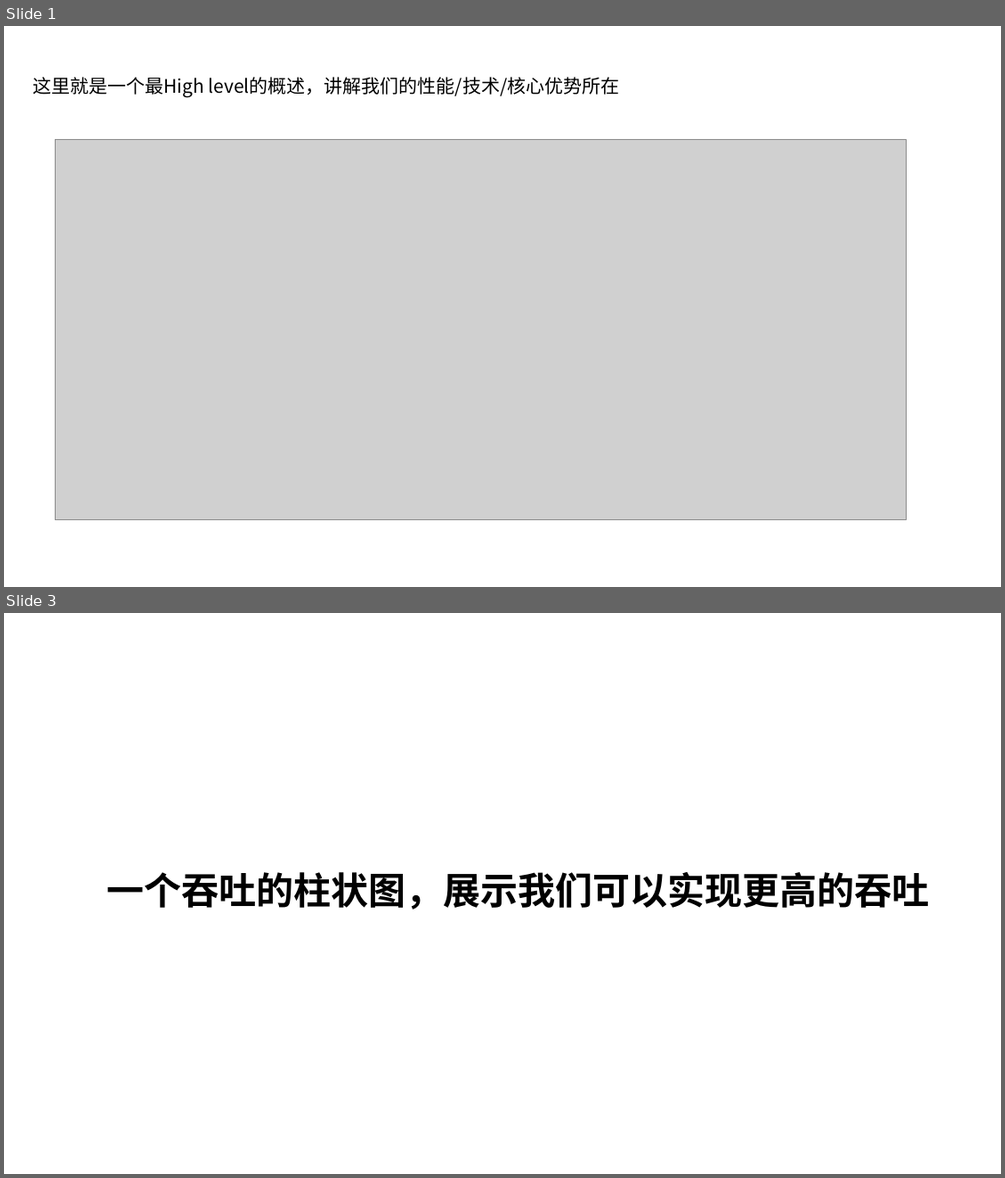
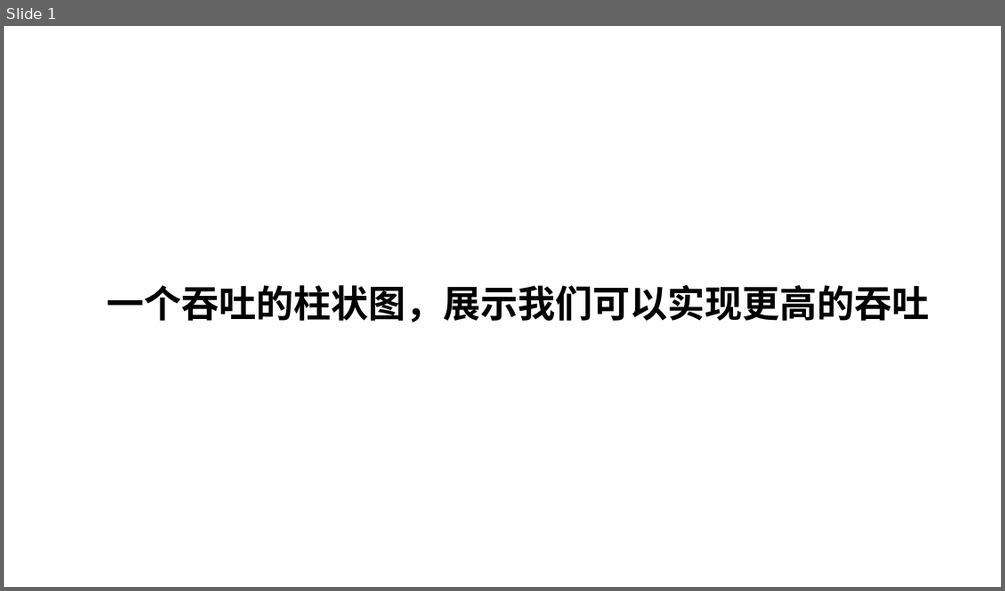
Before and after one commit to TJU-solide/RNIC_PPT, a slide deck: 解决方案PPT.pptx. Shown one above the other, each under a label of ours: slides 1 and 3 before the commit, slide 1 after it; the slides between them are not shown. The pictures are 1005x1178 and 1005x591 pixels, drawn with LibreOffice and Linux fonts; fonts in the diff are those of the drawing; grey boxes stand for pictures. Boxes give left, top, right and bottom in pixels: in the first picture for what was removed or moved away, otherwise in the second. Text is boxed around its words. In the diff, an @@ line names an element or a change of style, - is before the commit and + after.

```diff
--- a/解决方案PPT.pptx
+++ b/解决方案PPT.pptx
@@ slide 1 removed at (4,26,1001,587), background #FFFFFF @@
@@ title removed at (32,77,620,97) @@
-这里就是一个最High level的概述，讲解我们的性能/技术/核心优势所在
@@ picture removed at (55,139,906,520) @@
@@ what was slide 3 is now slide 1 @@
```
Also in this commit, not shown: 3 slides added, 1 other slide removed, 4 other files.
